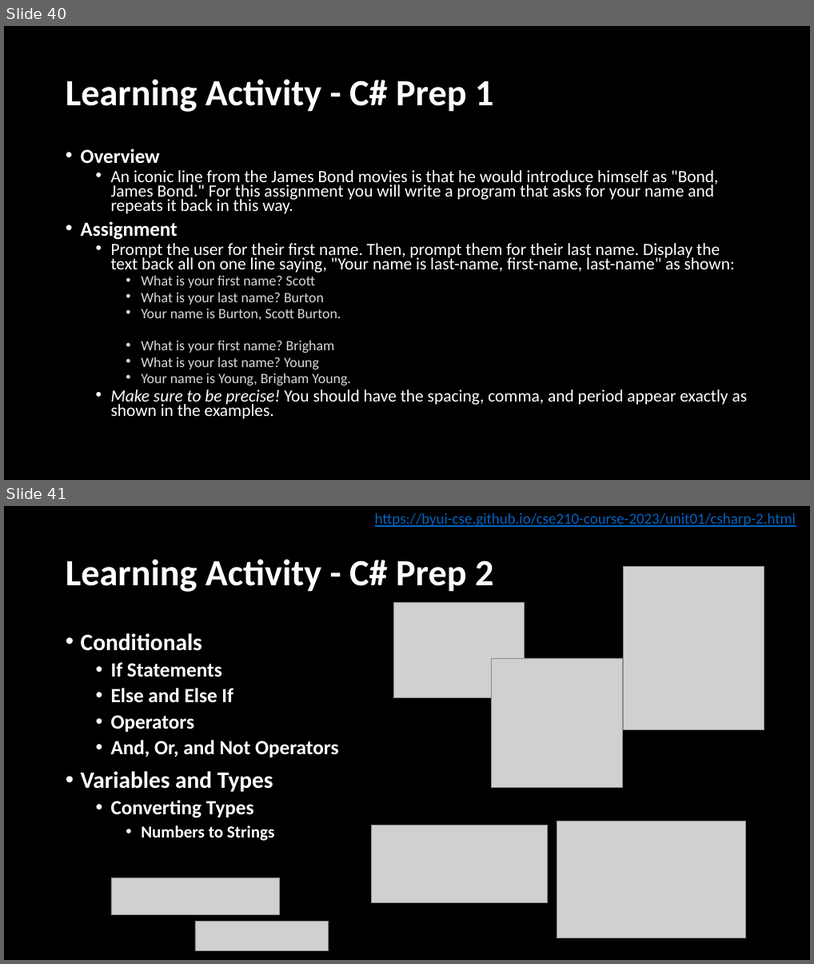
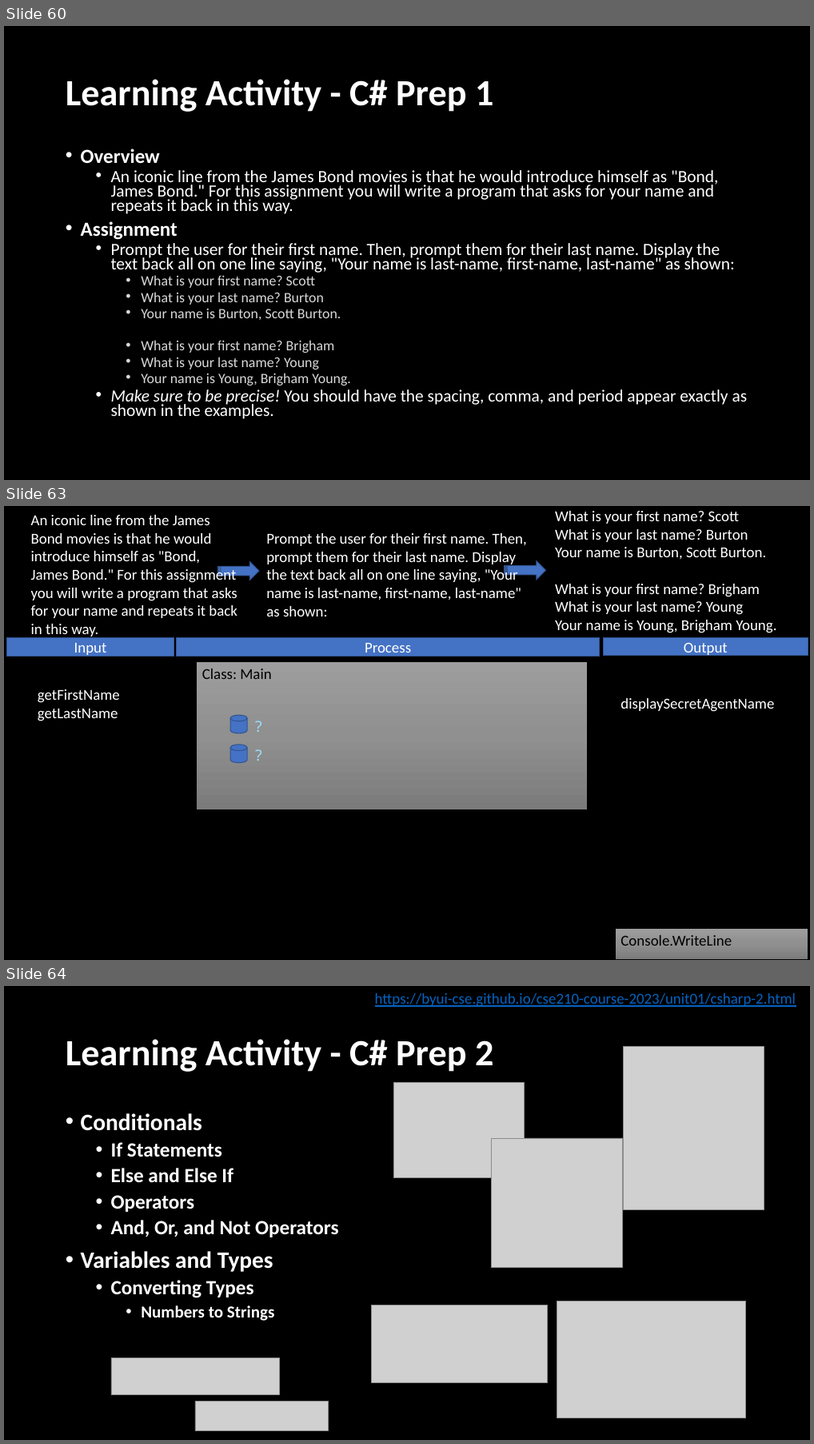
Before and after one commit to BroClements/CSE210ProgwClasses, a slide deck: CSE210Wk01ProgrammingTools.pptx. Shown one above the other, each under a label of ours: slides 40 and 41 before the commit, slides 60, 63 and 64 after it; the slides between them are not shown. The pictures are 814x964 and 814x1444 pixels, drawn with LibreOffice and Linux fonts; fonts in the diff are those of the drawing; grey boxes stand for pictures. Boxes give left, top, right and bottom in pixels: in the first picture for what was removed or moved away, otherwise in the second. Text is boxed around its words. In the diff, an @@ line names an element or a change of style, - is before the commit and + after.

```diff
--- a/CSE210Wk01ProgrammingTools.pptx
+++ b/CSE210Wk01ProgrammingTools.pptx
@@ slide 63 added at <box>4,506,810,960</box>, background #000000 @@
@@ text added at <box>31,515,238,639</box>, 18 pt, text #FFFFFF @@
+  An iconic line from the James Bond movies is that he would introduce himself as "Bond, James Bond." For this assignment you will write a program that asks for your name and repeats it back in this way.
@@ text added at <box>555,511,777,633</box>, 18 pt, text #FFFFFF @@
+What is your first name? Scott
+What is your last name? Burton
+Your name is Burton, Scott Burton.
+What is your first name? Brigham
+What is your last name? Young
+Your name is Young, Brigham Young.
@@ text added at <box>266,533,527,616</box>, 18 pt, text #FFFFFF @@
+  Prompt the user for their first name. Then, prompt them for their last name. Display the text back all on one line saying, "Your name is last-name, first-name, last-name" as shown:
@@ striped right arrow added at <box>218,562,259,580</box>, fill #4472C4, outline #325491 1 pt @@
@@ striped right arrow added at <box>505,561,546,579</box>, fill #4472C4, outline #325491 1 pt @@
@@ rectangle added at <box>7,638,174,656</box>, fill #4472C4, outline #325491 1 pt, 18 pt, text #FFFFFF @@
+Input
@@ rectangle added at <box>177,638,600,656</box>, fill #4472C4, outline #325491 1 pt, 18 pt, text #FFFFFF @@
+Process
@@ rectangle added at <box>603,637,809,656</box>, fill #4472C4, outline #325491 1 pt, 18 pt, text #FFFFFF @@
+Output
@@ rectangle added at <box>196,661,588,810</box>, fill gradient #9D9D9D to #909090 to #7C7C7C, outline #000000 0.5 pt, 18 pt, text #000000 @@
+Class: Main
@@ text added at <box>38,689,120,721</box>, 18 pt, text #FFFFFF @@
+getFirstName
+getLastName
@@ cylinder added at <box>230,716,247,733</box>, fill #4472C4, outline #325491 1 pt @@
@@ text added at <box>249,713,346,738</box>, 18 pt, text #9CDCFE @@
+?
@@ text added at <box>621,698,774,712</box>, 18 pt, text #FFFFFF @@
+displaySecretAgentName
@@ cylinder added at <box>230,744,247,763</box>, fill #4472C4, outline #325491 1 pt @@
@@ text added at <box>249,743,346,768</box>, 18 pt, text #9CDCFE @@
+?
@@ rectangle added at <box>616,928,809,959</box>, fill gradient #9D9D9D to #909090 to #7C7C7C, outline #000000 0.5 pt, 18 pt, text #000000 @@
+Console.WriteLine
@@ what was slide 40 is now slide 60 @@
@@ what was slide 41 is now slide 64 @@
```
Also in this commit, not shown: 1 slide changed, 23 other slides added.
